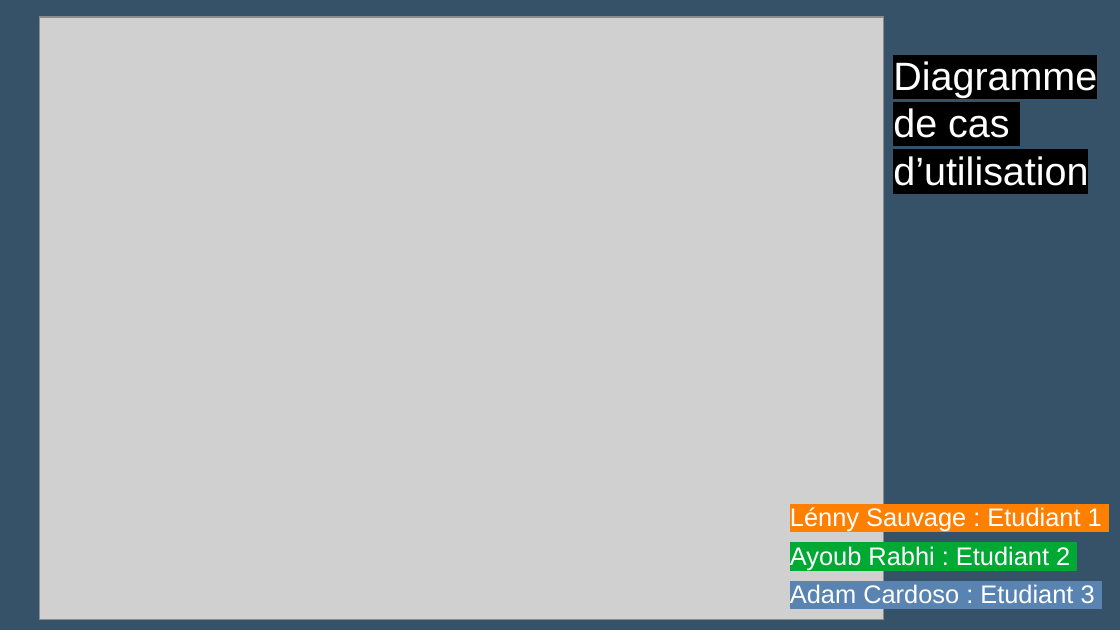
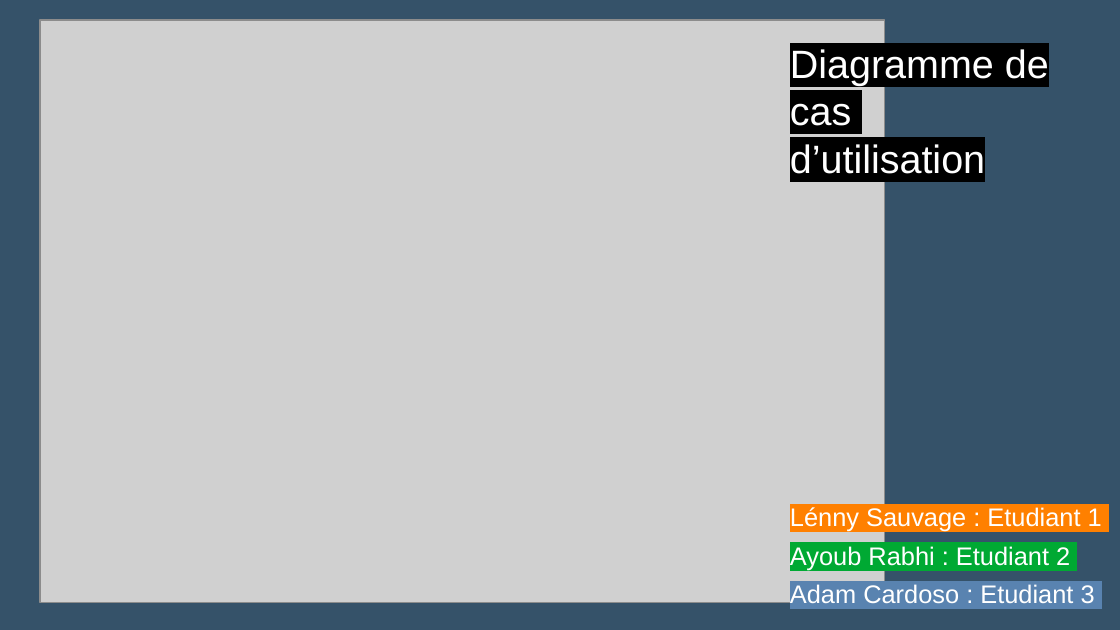
Before and after one commit to Sauvage89/sechoir-houblon, a slide deck: slide 5 of doc/diaporama/revue1/revue1.odp. Drawn at 1120x630 pixels with LibreOffice and Linux fonts; fonts in the diff are those of the drawing; grey boxes stand for pictures. Boxes give left, top, right and bottom in pixels: in the first picture for what was removed or moved away, otherwise in the second. Text is boxed around its words. In the diff, an @@ line names an element or a change of style, - is before the commit and + after.

Commit message:
doc(revue1): mise a jour des image dans le diaporama

```diff
--- a/doc/diaporama/revue1/revue1.odp
+++ b/doc/diaporama/revue1/revue1.odp
@@ picture resized from (x1=40, y1=17, x2=883, y2=621) to (x1=40, y1=20, x2=884, y2=603) @@
@@ text "Diagramme de cas d’utilisation" rewrapped from (x1=893, y1=61, x2=1097, y2=186) to (x1=790, y1=49, x2=1049, y2=174) @@
```
Also in this commit, not shown: 1 other slide changed.
